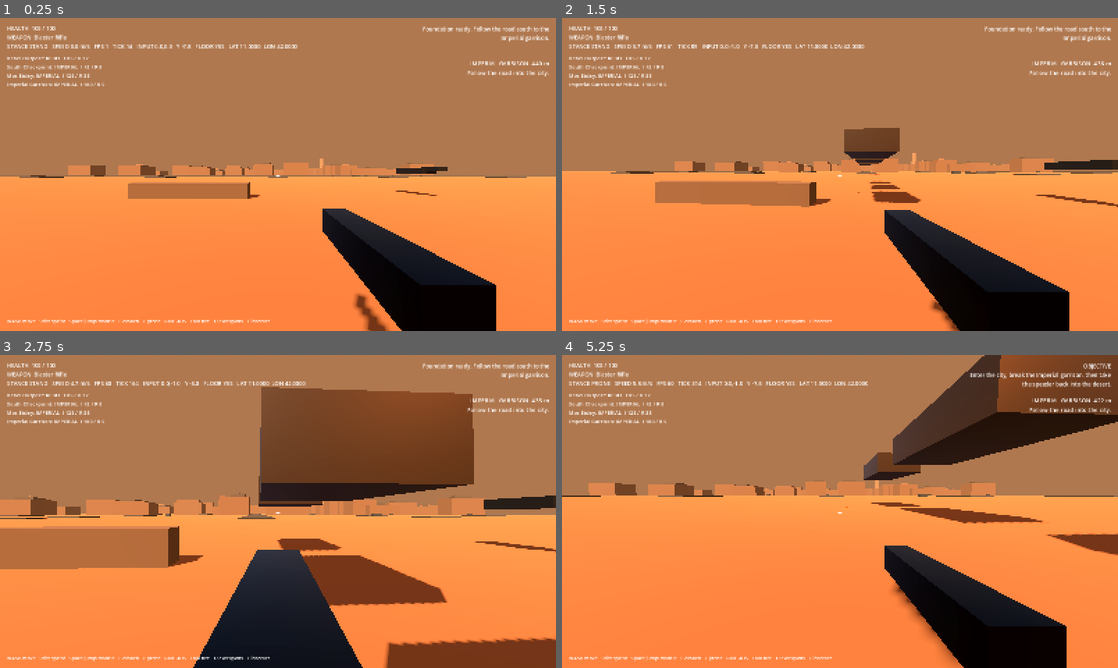
Above: before the commit, frames 1-4 (two rows, left to right).
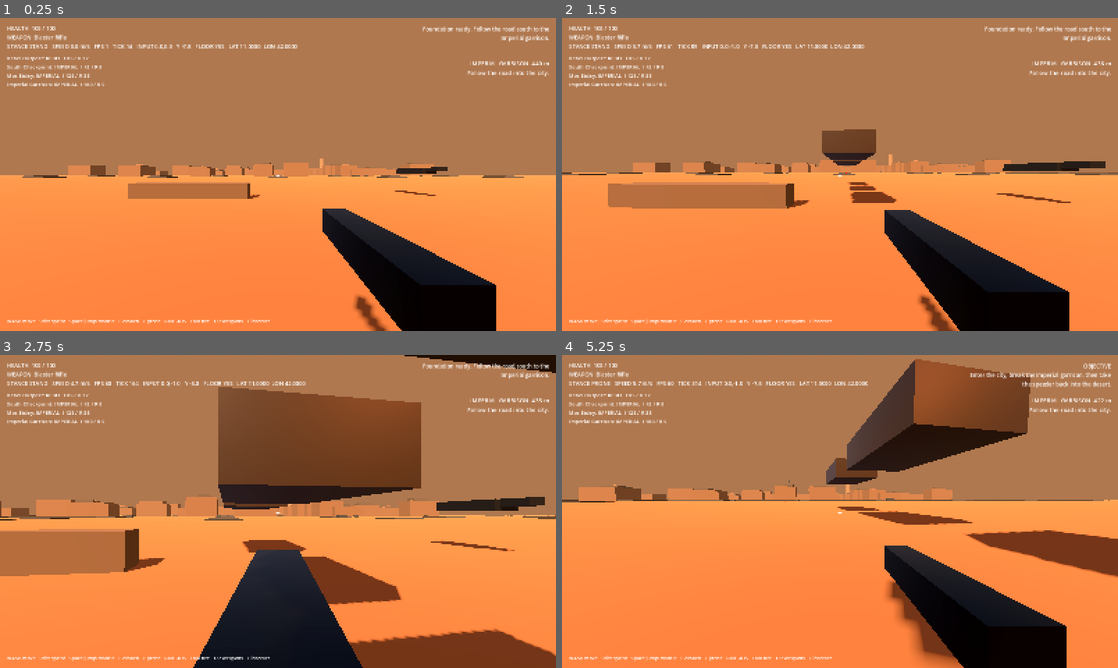
Above: after the commit, the same moments.

Repository: Deputy1389/far-horizon
Game: Godot game, scene res://game/scenes/main.tscn
Two runs of this game, one before a commit and one after it. Both use one fixed random seed, a clock stepped at 60 frames per second and the inputs below.
Inputs (mouse positions are in pixels of both pictures, inside the frame that each line leads up to):
- Up to frame 1 (0.25 s): no input
- Up to frame 2 (1.5 s): move the mouse to (867, 174) at 0.52 s; hold Right mouse button (aim) 0.53-1.28 s; hold W (move_forward) from 0.53 s (still down); click (867, 174) at 0.67 s; tap Space (jump) at 0.77 s; tap Shift (sprint) at 0.8, 1.35 s; move the mouse to (812, 174) at 1.27 s; click (812, 174) at 1.42 s
- Up to frame 3 (2.75 s): keep holding W (move_forward); tap Space (jump) at 1.52 s; right-click (250, 511) at 1.55 s; move the mouse to (289, 505) at 2.02 s; hold Right mouse button (aim) from 2.03 s (still down); click (289, 505) at 2.17 s; tap Shift (sprint) at 2.3 s
- Up to frame 4 (5.25 s): keep holding W (move_forward); move the mouse to (834, 517) at 2.77 s; release Right mouse button (aim) at 2.78 s; tap C (crouch) at 2.85 s; click (834, 517) at 2.92 s; tap Space (jump) at 3.02, 3.77, 4.52 s; right-click (834, 517) at 3.05 s; move the mouse to (878, 514) at 3.52 s; press the mouse at (878, 514) at 3.53 s; tap Shift (sprint) at 3.8 s; move the mouse to (795, 508) at 4.27 s; release the mouse at (795, 508) at 4.28 s; tap E (interact) at 4.35 s; click (795, 508) at 4.42 s; right-click (795, 508) at 4.55 s; move the mouse to (845, 511) at 5.02 s; hold Shift (sprint) from 5.03 s (still down); tap Z (prone) at 5.1 s; click (845, 511) at 5.17 s

The runs differ from the first frame. In frame 1, 0.6% of the frame differs, in the area x 0-100%, y 47-100%; in frame 2, 6.2%; in frame 3, 17%; in frame 4, 20%, in the area x 0-100%, y 0-100%.

Commit message:
movement: add ADS sensitivity, head bob, and landing response

Diff:
--- a/game/scripts/player/fps_controller.gd
+++ b/game/scripts/player/fps_controller.gd
@@ -44,6 +44,9 @@
 var vehicle_look_yaw := 0.0
 var physics_tick_count := 0
 var last_move_input := Vector2.ZERO
+var bob_time := 0.0
+var landing_kick := 0.0
+var was_grounded := false
 
 var stand_collision := CollisionShape3D.new()
 var crouch_collision := CollisionShape3D.new()
@@ -101,12 +104,13 @@
 func _unhandled_input(event: InputEvent) -> void:
 	if event is InputEventMouseMotion and Input.mouse_mode == Input.MOUSE_MODE_CAPTURED:
 		var mouse := event as InputEventMouseMotion
+		var look_sensitivity := mouse_sensitivity * (0.62 if weapons.is_aiming() else 1.0)
 		if active_vehicle != null and is_instance_valid(active_vehicle):
-			vehicle_look_yaw = clamp(vehicle_look_yaw - mouse.relative.x * mouse_sensitivity, deg_to_rad(-82.0), deg_to_rad(82.0))
+			vehicle_look_yaw = clamp(vehicle_look_yaw - mouse.relative.x * look_sensitivity, deg_to_rad(-82.0), deg_to_rad(82.0))
 			head.rotation.y = vehicle_look_yaw
 		else:
-			rotate_y(-mouse.relative.x * mouse_sensitivity)
-		pitch = clampf(pitch - mouse.relative.y * mouse_sensitivity, deg_to_rad(-88.0), deg_to_rad(88.0))
+			rotate_y(-mouse.relative.x * look_sensitivity)
+		pitch = clampf(pitch - mouse.relative.y * look_sensitivity, deg_to_rad(-88.0), deg_to_rad(88.0))
 		head.rotation.x = pitch
 	elif event.is_action_pressed("pause_mouse"):
 		Input.mouse_mode = Input.MOUSE_MODE_VISIBLE if Input.mouse_mode == Input.MOUSE_MODE_CAPTURED else Input.MOUSE_MODE_CAPTURED
@@ -181,8 +185,14 @@
 			jump_buffer = 0.0
 			coyote_time = 0.0
 
+	var vertical_before_move := velocity.y
 	_try_step(delta)
 	move_and_slide()
+
+	var now_grounded := is_on_floor()
+	if now_grounded and not was_grounded and vertical_before_move < -4.0:
+		landing_kick = clampf(absf(vertical_before_move) * 0.012, 0.045, 0.14)
+	was_grounded = now_grounded
 
 	var target_head_height := 1.62
 	if stance == CROUCH:
@@ -190,9 +200,35 @@
 	elif stance == PRONE:
 		target_head_height = 0.48
 	head.position.y = lerpf(head.position.y, target_head_height, 1.0 - exp(-delta * 14.0))
+	_update_camera_motion(delta, target_speed, sprinting)
 
 	if Input.is_action_just_pressed("interact"):
 		_try_interact()
+
+func _update_camera_motion(delta: float, target_speed: float, sprinting: bool) -> void:
+	var planar_speed := Vector2(velocity.x, velocity.z).length()
+	var moving := is_on_floor() and planar_speed > 0.25 and stance != PRONE
+	if moving:
+		var speed_ratio := clampf(planar_speed / maxf(target_speed, 0.1), 0.0, 1.25)
+		var frequency := 11.5 if sprinting else (9.0 if stance == STAND else 7.0)
+		bob_time += delta * frequency * maxf(speed_ratio, 0.35)
+	else:
+		bob_time = lerpf(bob_time, 0.0, 1.0 - exp(-delta * 3.0))
+
+	var bob_strength := 1.0
+	if weapons.is_aiming():
+		bob_strength *= 0.35
+	if stance == CROUCH:
+		bob_strength *= 0.55
+	elif stance == PRONE:
+		bob_strength = 0.0
+
+	var bob_x := sin(bob_time) * 0.018 * bob_strength
+	var bob_y := absf(cos(bob_time * 2.0)) * 0.022 * bob_strength
+	landing_kick = lerpf(landing_kick, 0.0, 1.0 - exp(-delta * 13.0))
+	var target_camera_offset := Vector3(bob_x, bob_y - landing_kick, 0.0)
+	camera.position = camera.position.lerp(target_camera_offset, 1.0 - exp(-delta * 18.0))
+
 
 func _movement_input() -> Vector2:
 	var mapped := Input.get_vector("move_left", "move_right", "move_forward", "move_back")
